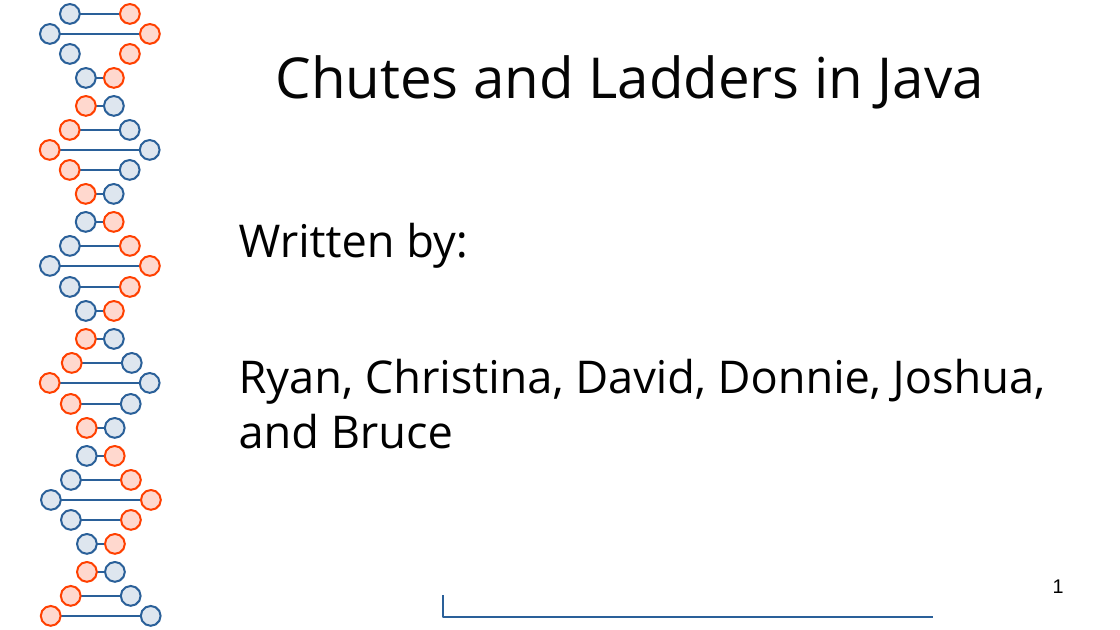
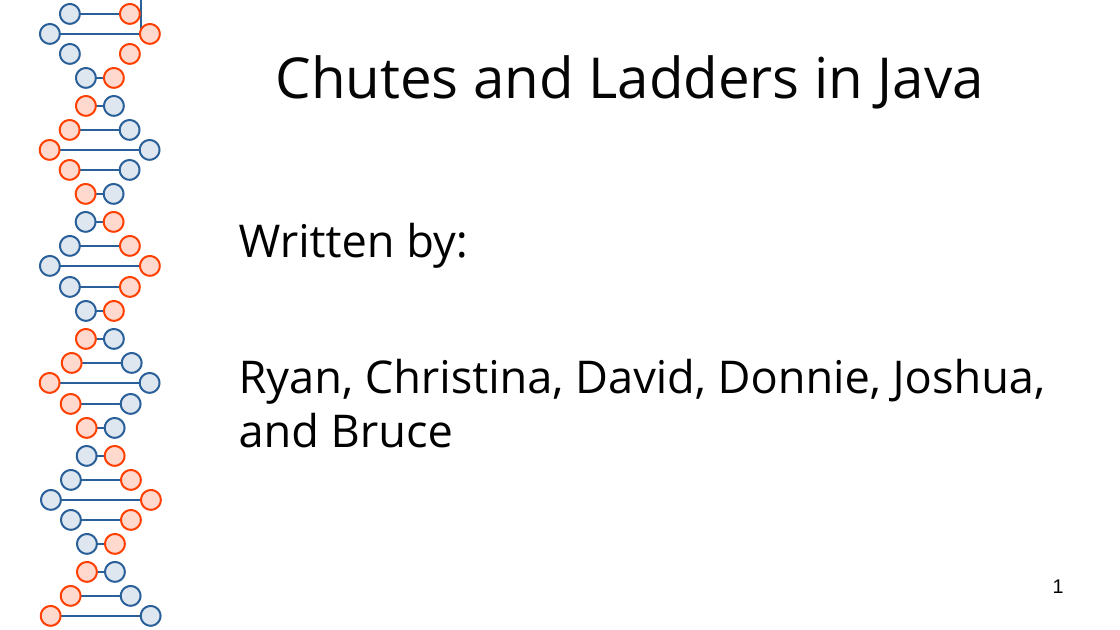
Before and after one commit to RedOctober117/ChutesAndLadders, a slide deck: slide 1 of documentation/presentation.pptx. Drawn at 1120x630 pixels with LibreOffice and Linux fonts; fonts in the diff are those of the drawing. Boxes give left, top, right and bottom in pixels: in the first picture for what was removed or moved away, otherwise in the second. Text is boxed around its words. In the diff, an @@ line names an element or a change of style, - is before the commit and + after.

```diff
--- a/documentation/presentation.pptx
+++ b/documentation/presentation.pptx
@@ elbow line added from (140, 35) to (141, 0), #2A6099 1.42 pt @@
@@ elbow line removed from (443, 596) to (934, 617) @@
```
Also in this commit, not shown: 8 other slides changed, 6 slides added.
